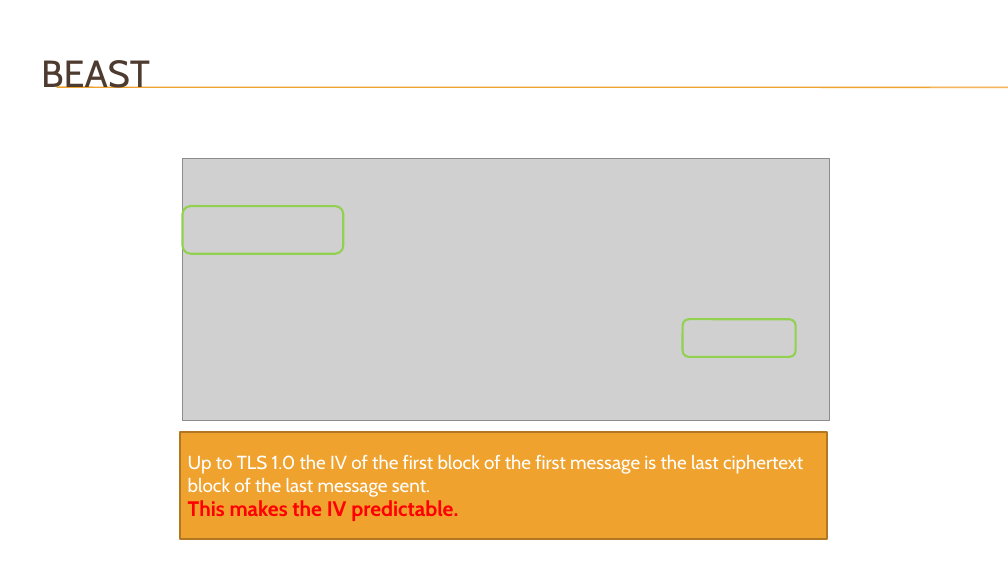
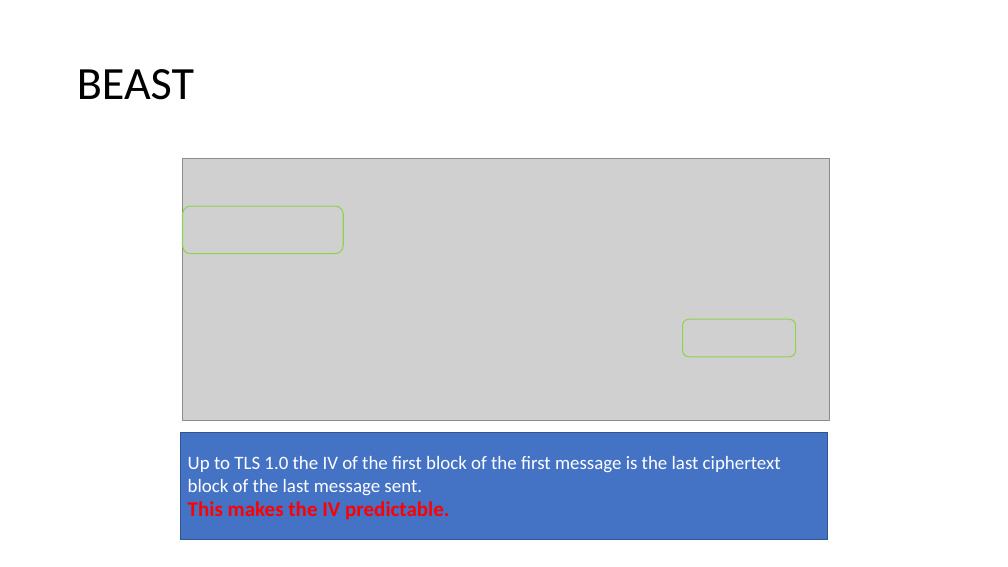
Before and after one commit to DeMaCS-UNICAL/NetworkSecurity, a slide deck: slide 17 of slides/SSL.pptx (slide 14 before the commit). Drawn at 1008x567 pixels with LibreOffice and Linux fonts; fonts in the diff are those of the drawing; grey boxes stand for pictures; background and template pictures are left out. Boxes give left, top, right and bottom in pixels: in the first picture for what was removed or moved away, otherwise in the second. Text is boxed around its words. In the diff, an @@ line names an element or a change of style, - is before the commit and + after.

```diff
--- a/slides/SSL.pptx
+++ b/slides/SSL.pptx
@@ title "BEAST" moved from (x1=41, y1=60, x2=150, y2=88) to (x1=77, y1=69, x2=194, y2=100) @@
@@ title "BEAST" at (x1=77, y1=69, x2=194, y2=100): size 36 to 44 pt, font Cabin to Calibri, text colour #4E3B30 to #000000; line spacing 1 to 0.9 @@
@@ line removed from (57, 87) to (1008, 87) @@
@@ line removed from (57, 88) to (1008, 88) @@
@@ rounded rectangle at (x1=182, y1=206, x2=343, y2=254): outline #92D050 2 pt to #92D050 1 pt @@
@@ rounded rectangle at (x1=683, y1=319, x2=796, y2=357): outline #92D050 2 pt to #92D050 1 pt @@
@@ rectangle "Up to TLS 1.0 the ..." at (x1=181, y1=433, x2=828, y2=540): font Cabin to Calibri; fill #F0A22E to #4472C4; outline #B27822 2 pt to #325491 1 pt @@
```
Also in this commit, not shown: 21 other slides changed, 3 slides added.
